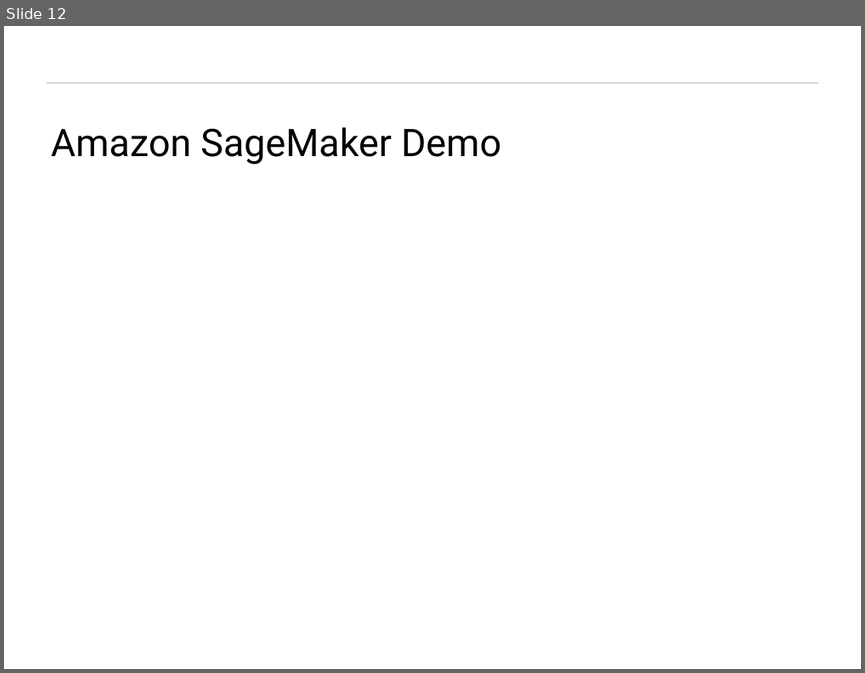
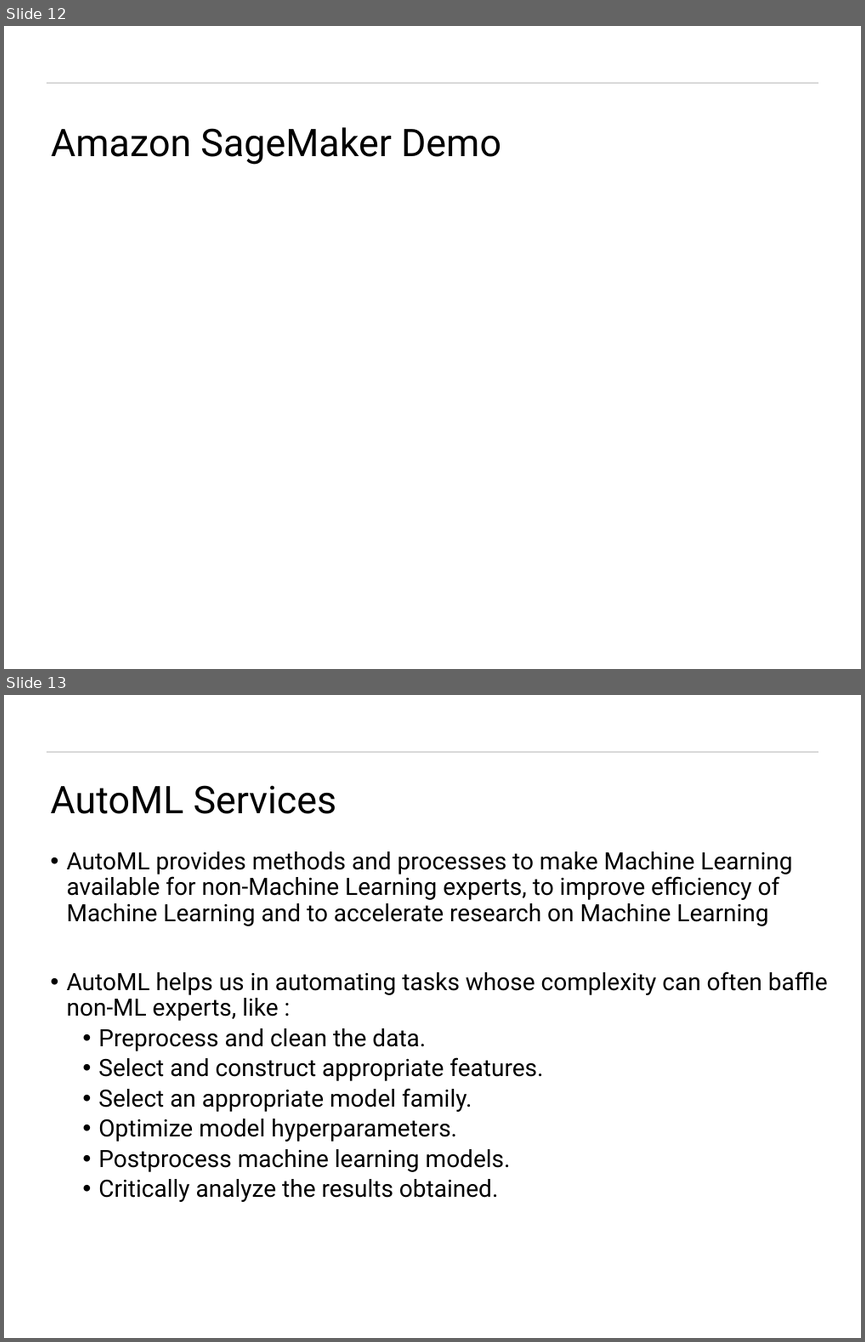
Before and after one commit to tiwari-abhi/ML_Projects, a slide deck: Presentation/Machine Learning As A Service.pptx. Shown one above the other, each under a label of ours: slide 12 before the commit, slides 12 and 13 after it. The pictures are 865x673 and 865x1342 pixels, drawn with LibreOffice and Linux fonts; fonts in the diff are those of the drawing; background and template pictures are left out. Boxes give left, top, right and bottom in pixels: in the first picture for what was removed or moved away, otherwise in the second. Text is boxed around its words. In the diff, an @@ line names an element or a change of style, - is before the commit and + after.

```diff
--- a/Presentation/Machine Learning As A Service.pptx
+++ b/Presentation/Machine Learning As A Service.pptx
@@ slide 13 added at (4, 695, 861, 1338), background #FFFFFF; not listed: 1 template element that a slide beside it also shows @@
@@ title added at (51, 785, 337, 814), 32 pt, text #000000 @@
+AutoML Services
@@ text added at (67, 851, 828, 1202), 20 pt, text #000000 @@
+• AutoML provides methods and processes to make Machine Learning available for non-Machine Learning experts, to improve efficiency of Machine Learning and to accelerate research on Machine Learning
+• AutoML helps us in automating tasks whose complexity can often baffle non-ML experts, like :
+  • Preprocess and clean the data.
+  • Select and construct appropriate features.
+  • Select an appropriate model family.
+  • Optimize model hyperparameters.
+  • Postprocess machine learning models.
+  • Critically analyze the results obtained.
```
Also in this commit, not shown: 3 slides changed, 3 other slides added, 1 slide removed.
